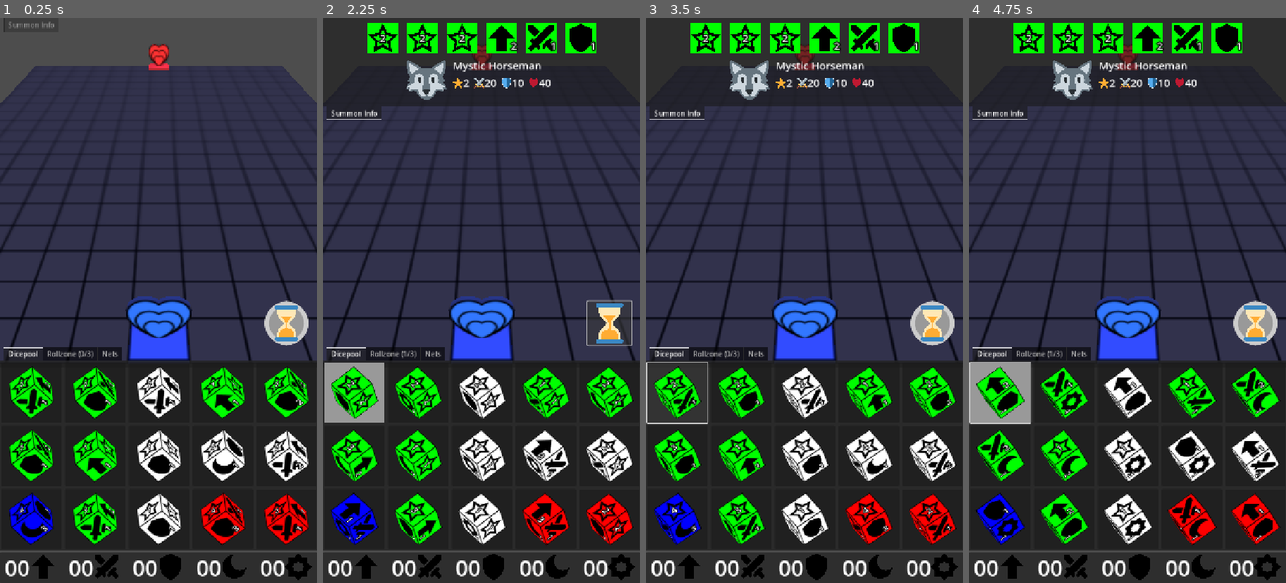
Above: before the commit, frames 1-4 (left to right).
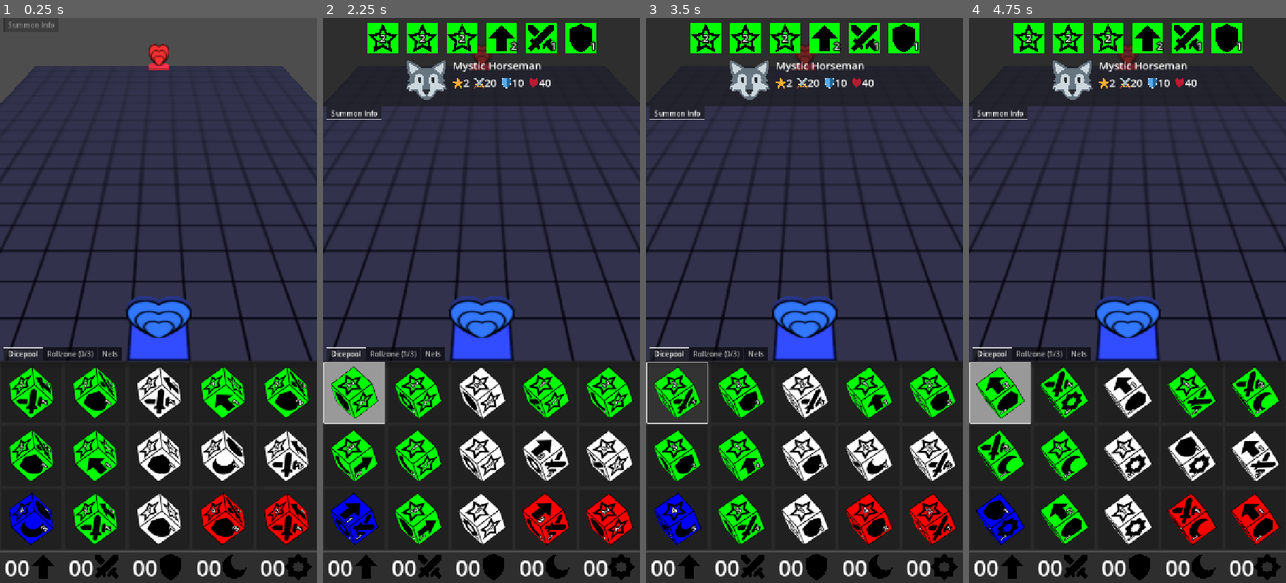
Above: after the commit, the same moments.

Repository: francocurotto/DDMre
Game: Godot game, scene res://scenes/duel.tscn
Two runs of this game, one before a commit and one after it. Both use one fixed random seed, a clock stepped at 60 frames per second and the inputs below.
Inputs (mouse positions are in pixels of both pictures, inside the frame that each line leads up to):
- Up to frame 1 (0.25 s): no input
- Up to frame 2 (2.25 s): click (608, 323) at 0.52 s; click (354, 390) at 1.27 s; click (608, 323) at 2.02 s
- Up to frame 3 (3.5 s): click (677, 390) at 2.77 s
- Up to frame 4 (4.75 s): click (1254, 323) at 3.52 s; click (1000, 390) at 4.27 s

The runs differ from the first frame. In frame 1, 0.9% of the frame differs, in the area x 83-98%, y 50-58%; in frame 2, 0.7%; in frame 3, 0.9%; in frame 4, 0.9%.

Commit message:
progress with enturn button

Diff:
--- /dev/null
+++ b/source/assets/icons/CANCEL.svg
@@ -0,0 +1,15 @@
+<!DOCTYPE svg PUBLIC "-//W3C//DTD SVG 1.1//EN" "http://www.w3.org/Graphics/SVG/1.1/DTD/svg11.dtd">
+<!-- Uploaded to: SVG Repo, www.svgrepo.com, Transformed by: SVG Repo Mixer Tools -->
+<svg width="800px" height="800px" viewBox="0 0 36 36" xmlns="http://www.w3.org/2000/svg" xmlns:xlink="http://www.w3.org/1999/xlink" aria-hidden="true" role="img" class="iconify iconify--twemoji" preserveAspectRatio="xMidYMid meet" fill="#000000">
+
+<g id="SVGRepo_bgCarrier" stroke-width="0"/>
+
+<g id="SVGRepo_tracerCarrier" stroke-linecap="round" stroke-linejoin="round"/>
+
+<g id="SVGRepo_iconCarrier">
+
+<path fill="#DD2E44" d="M21.533 18.002L33.768 5.768a2.5 2.5 0 0 0-3.535-3.535L17.998 14.467L5.764 2.233a2.498 2.498 0 0 0-3.535 0a2.498 2.498 0 0 0 0 3.535l12.234 12.234L2.201 30.265a2.498 2.498 0 0 0 1.768 4.267c.64 0 1.28-.244 1.768-.732l12.262-12.263l12.234 12.234a2.493 2.493 0 0 0 1.768.732a2.5 2.5 0 0 0 1.768-4.267L21.533 18.002z"/>
+
+</g>
+
+</svg>
--- /dev/null
+++ b/source/assets/icons/MOVE.svg
@@ -0,0 +1,23 @@
+<?xml version="1.0" encoding="UTF-8" standalone="no"?>
+<!-- Uploaded to: SVG Repo, www.svgrepo.com, Generator: SVG Repo Mixer Tools -->
+
+<svg
+   width="488.88895"
+   height="488.88895"
+   viewBox="0 0 22.000002 22.000002"
+   aria-hidden="true"
+   role="img"
+   class="iconify iconify--twemoji"
+   preserveAspectRatio="xMidYMid"
+   version="1.1"
+   id="svg2"
+   xmlns="http://www.w3.org/2000/svg"
+   xmlns:svg="http://www.w3.org/2000/svg">
+  <defs
+     id="defs2" />
+  <path
+     fill="#FFF"
+     d="m 15,22 v -9 h 7 L 11,-7.0223721e-8 -7.0223721e-8,13 H 6.9999999 v 9 z"
+     id="path2"
+     style="fill:#f9f9f9" />
+</svg>
--- /dev/null
+++ b/source/assets/icons/WAIT.svg
@@ -0,0 +1,22 @@
+<?xml version="1.0" encoding="utf-8"?>
+
+<!-- Uploaded to: SVG Repo, www.svgrepo.com, Generator: SVG Repo Mixer Tools -->
+<svg width="800px" height="800px" viewBox="0 0 128 128" xmlns="http://www.w3.org/2000/svg" xmlns:xlink="http://www.w3.org/1999/xlink" aria-hidden="true" role="img" class="iconify iconify--noto" preserveAspectRatio="xMidYMid meet">
+
+<g fill="#176bc6">
+
+<path d="M59.01 92.53c-1.16-3.05-4.71-4.54-7.91-3.32l-16.78 6.38L44.5 59.35c.36-1.27.3-2.58-.16-3.8c-1.23-3.23-4.99-4.81-8.39-3.51L8.1 62.62c-1.54.58-2.77 1.7-3.48 3.13c-.73 1.48-.82 3.13-.25 4.64c1.16 3.06 4.73 4.56 7.95 3.34l16.23-6.17l-10.27 36.04c-.37 1.3-.32 2.64.15 3.88c.95 2.5 3.4 4.02 6.04 4.02c.82 0 1.66-.15 2.48-.46l28.36-10.78c3.2-1.22 4.86-4.69 3.7-7.73z">
+
+</path>
+
+<path d="M92.6 61.82c-.56-3.29-3.83-5.48-7.28-4.9L67.21 60L84.6 25.63c.61-1.21.81-2.54.59-3.85c-.59-3.49-4.06-5.81-7.73-5.19L47.4 21.72c-1.66.28-3.12 1.15-4.12 2.46c-1.03 1.35-1.44 2.98-1.17 4.61c.56 3.31 3.85 5.51 7.32 4.92l17.52-2.98L49.5 64.88a6.246 6.246 0 0 0-.61 3.93c.46 2.7 2.62 4.71 5.27 5.23c.82.16 1.69.18 2.58.03l30.61-5.21c3.45-.59 5.81-3.75 5.25-7.04z">
+
+</path>
+
+<path d="M123.94 74.46c-.18-2.13-2.15-3.71-4.39-3.52l-11.74.99l12.97-21.01c.46-.74.66-1.58.59-2.42c-.19-2.26-2.28-3.93-4.65-3.73L97.25 46.4a4.19 4.19 0 0 0-2.76 1.35c-.73.8-1.08 1.83-.99 2.88c.18 2.14 2.16 3.73 4.41 3.54l11.35-.96l-13 20.86c-.47.75-.68 1.61-.6 2.47c.15 1.75 1.42 3.15 3.08 3.63c.52.15 1.07.21 1.64.16l19.83-1.67c2.24-.18 3.91-2.07 3.73-4.2z">
+
+</path>
+
+</g>
+
+</svg>
--- /dev/null
+++ b/source/scenes/player_gui/action_button/action_button.gd
@@ -0,0 +1,48 @@
+@tool
+extends Button
+
+#region constants
+const icons = {
+	"ENDTURN" : preload("res://assets/icons/ENDTURN.svg"),
+	"CANCEL"  : preload("res://assets/icons/CANCEL.svg"),
+	"MOVE"    : preload("res://assets/icons/MOVE.svg"),
+	"ATTACK"  : preload("res://assets/icons/ATTR_ATTACK.svg"),
+	"GUARD"   : preload("res://assets/icons/ATTR_DEFENSE.svg"),
+	"WAIT"    : preload("res://assets/icons/WAIT.svg"),
+}
+const COLORS_NORMAL = {
+	"ENDTURN" : [Color(0.6, 0.6, 0.6), Color(0.8, 0.8, 0.8)],
+	"CANCEL"  : [Color(0.4, 0.4, 0.4), Color(0.6, 0.6, 0.6)],
+	"MOVE"    : [Color(0.3, 0.3, 0.7), Color(0.8, 0.8, 1.0)],
+	"ATTACK"  : [Color(0.7, 0.3, 0.3), Color(1.0, 0.8, 0.8)],
+	"GUARD"   : [Color(0.3, 0.7, 0.3), Color(0.8, 1.0, 0.8)],
+	"WAIT"    : [Color(0.7, 0.7, 0.3), Color(1.0, 1.0, 0.8)],
+}
+
+const COLORS_PRESSED = {
+	"ENDTURN" : [Color(0.3, 0.3, 0.3), Color(0.6, 0.6, 0.6)],
+	"CANCEL"  : [Color(0.1, 0.1, 0.1), Color(0.4, 0.4, 0.4)],
+	"MOVE"    : [Color(0.1, 0.1, 0.5), Color(0.6, 0.6, 1.0)],
+	"ATTACK"  : [Color(0.5, 0.1, 0.1), Color(1.0, 0.6, 0.6)],
+	"GUARD"   : [Color(0.1, 0.5, 0.1), Color(0.6, 1.0, 0.6)],
+	"WAIT"    : [Color(0.5, 0.5, 0.1), Color(1.0, 1.0, 0.6)],
+}
+#endregion
+
+#region export variables
+@export_enum("ENDTURN", "CANCEL", "MOVE", "ATTACK", "GUARD", "WAIT")
+var type : String = "ENDTURN" :
+	set(_type):
+		type = _type
+		icon = icons[type]
+		change_theme("normal", COLORS_NORMAL)
+		change_theme("hover", COLORS_NORMAL)
+		change_theme("pressed", COLORS_PRESSED)
+#endregion
+
+#region private functions
+func change_theme(style_name, colors):
+	var style = get_theme_stylebox(style_name)
+	style.bg_color = colors[type][0]
+	style.border_color = colors[type][1]
+#endregion
--- /dev/null
+++ b/source/scenes/player_gui/action_button/action_button.tscn
@@ -0,0 +1,52 @@
+[gd_scene load_steps=6 format=3 uid="uid://baq5yryu6nux1"]
+
+[ext_resource type="Texture2D" uid="uid://cri2lnbag5evh" path="res://assets/icons/ENDTURN.svg" id="2_aiwmg"]
+[ext_resource type="Script" uid="uid://dh5jylny8odw4" path="res://scenes/player_gui/action_button/action_button.gd" id="2_virli"]
+
+[sub_resource type="StyleBoxFlat" id="StyleBoxFlat_aiwmg"]
+border_width_left = 10
+border_width_top = 10
+border_width_right = 10
+border_width_bottom = 10
+corner_radius_top_left = 50
+corner_radius_top_right = 50
+corner_radius_bottom_right = 50
+corner_radius_bottom_left = 50
+
+[sub_resource type="StyleBoxFlat" id="StyleBoxFlat_virli"]
+bg_color = Color(0.3, 0.3, 0.3, 1)
+border_width_left = 10
+border_width_top = 10
+border_width_right = 10
+border_width_bottom = 10
+border_color = Color(0.6, 0.6, 0.6, 1)
+corner_radius_top_left = 50
+corner_radius_top_right = 50
+corner_radius_bottom_right = 50
+corner_radius_bottom_left = 50
+
+[sub_resource type="StyleBoxFlat" id="StyleBoxFlat_4qt54"]
+border_width_left = 10
+border_width_top = 10
+border_width_right = 10
+border_width_bottom = 10
+corner_radius_top_left = 50
+corner_radius_top_right = 50
+corner_radius_bottom_right = 50
+corner_radius_bottom_left = 50
+
+[node name="ActionButton" type="Button"]
+custom_minimum_size = Vector2(100, 100)
+offset_right = 8.0
+offset_bottom = 8.0
+size_flags_horizontal = 4
+size_flags_vertical = 4
+focus_mode = 0
+theme_override_constants/icon_max_width = 60
+theme_override_styles/hover = SubResource("StyleBoxFlat_aiwmg")
+theme_override_styles/pressed = SubResource("StyleBoxFlat_virli")
+theme_override_styles/normal = SubResource("StyleBoxFlat_4qt54")
+icon = ExtResource("2_aiwmg")
+icon_alignment = 1
+expand_icon = true
+script = ExtResource("2_virli")
--- a/source/scenes/player_gui/dungeon_gui/dungeon_gui.tscn
+++ b/source/scenes/player_gui/dungeon_gui/dungeon_gui.tscn
@@ -1,19 +1,9 @@
-[gd_scene load_steps=6 format=3 uid="uid://dh8dx5olkti0o"]
+[gd_scene load_steps=5 format=3 uid="uid://dh8dx5olkti0o"]
 
 [ext_resource type="Script" uid="uid://sak83cm7tdar" path="res://scenes/player_gui/dungeon_gui/dungeon_gui.gd" id="1_1st0o"]
 [ext_resource type="PackedScene" uid="uid://c6mitq2hlr2wj" path="res://scenes/player_gui/touch_controls/touch_controls.tscn" id="2_dk4qo"]
 [ext_resource type="Texture2D" uid="uid://blc6rks53n7u2" path="res://assets/icons/CAMERA_RESET.png" id="3_gjjas"]
-[ext_resource type="Texture2D" uid="uid://cri2lnbag5evh" path="res://assets/icons/END_TURN.svg" id="4_bxgal"]
-
-[sub_resource type="StyleBoxFlat" id="StyleBoxFlat_bxgal"]
-border_width_left = 10
-border_width_top = 10
-border_width_right = 10
-border_width_bottom = 10
-corner_radius_top_left = 100
-corner_radius_top_right = 100
-corner_radius_bottom_right = 100
-corner_radius_bottom_left = 100
+[ext_resource type="PackedScene" uid="uid://baq5yryu6nux1" path="res://scenes/player_gui/action_button/action_button.tscn" id="4_bxgal"]
 
 [node name="DungeonGUI" type="Control"]
 layout_mode = 3
@@ -48,15 +38,11 @@
 flat = true
 expand_icon = true
 
-[node name="EndTurn" type="Button" parent="MarginContainer"]
-custom_minimum_size = Vector2(100, 100)
+[node name="EndTurn" parent="MarginContainer" instance=ExtResource("4_bxgal")]
+visible = false
 layout_mode = 2
 size_flags_horizontal = 8
 size_flags_vertical = 8
-theme_override_styles/normal = SubResource("StyleBoxFlat_bxgal")
-icon = ExtResource("4_bxgal")
-icon_alignment = 1
-expand_icon = true
 
 [connection signal="button_down" from="MarginContainer/CameraReset" to="." method="_on_camera_reset_button_down"]
 [connection signal="mouse_exited" from="MarginContainer/CameraReset" to="." method="_on_camera_reset_mouse_exited"]
Not shown, changed: source/assets/icons/CANCEL.svg.import
Renamed: source/assets/icons/END_TURN.svg -> source/assets/icons/ENDTURN.svg
Not shown, added: source/assets/icons/ENDTURN.svg.import
Not shown, added: source/assets/icons/MOVE.svg.import
Not shown, added: source/assets/icons/WAIT.svg.import
Not shown, added: source/scenes/player_gui/action_button/action_button.gd.uid
Not shown, changed: TODO.md
